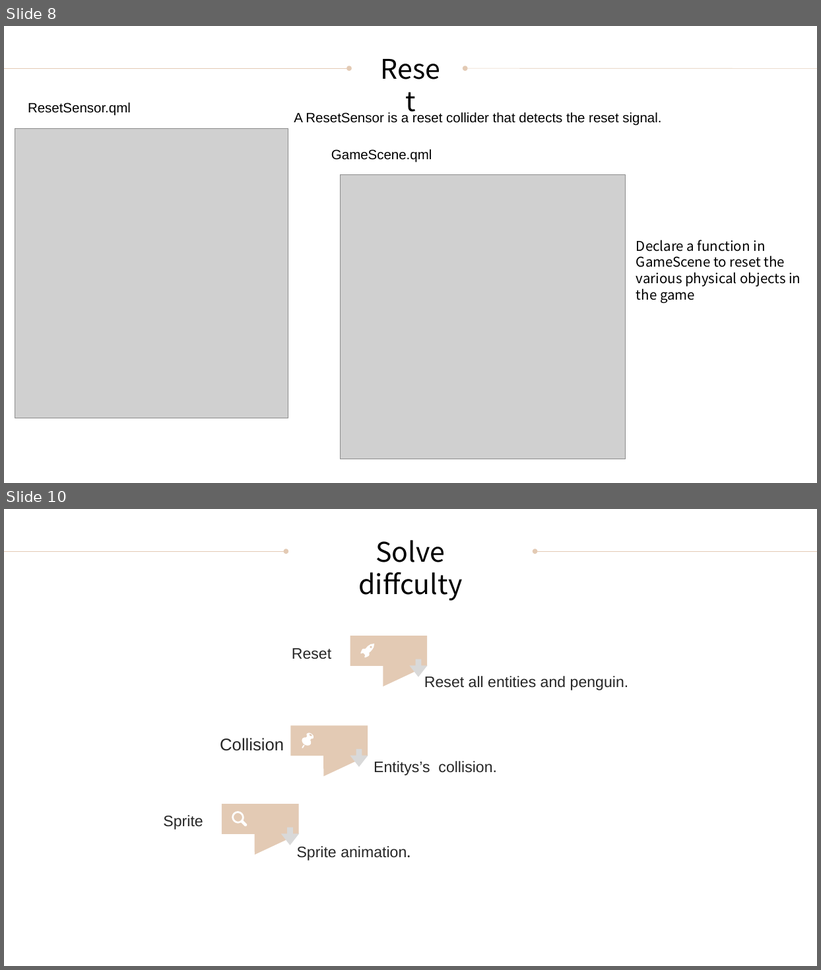
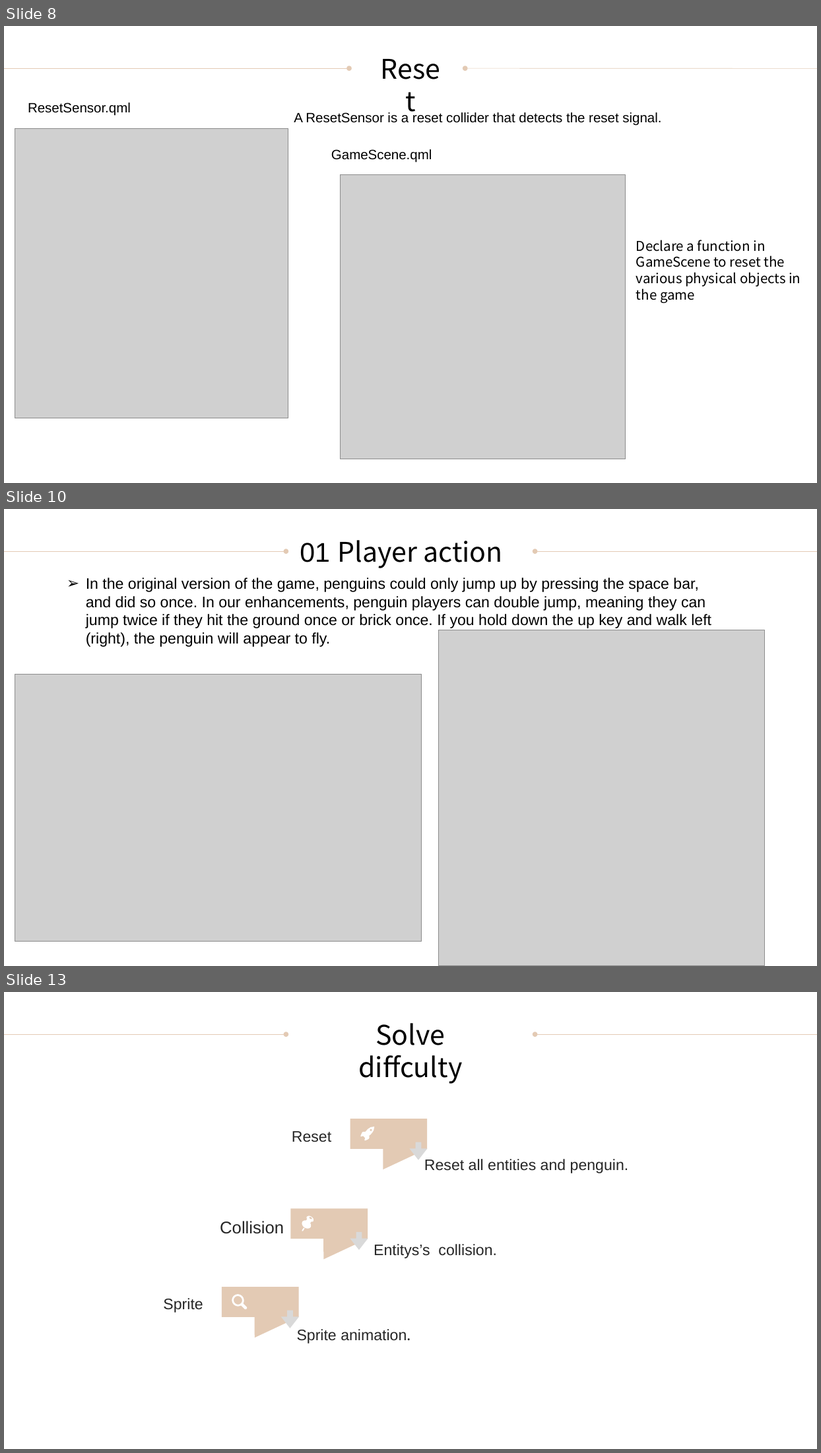
Before and after one commit to furongzhilab/SuperTux, a slide deck: 答辩PPT.pptx. Shown one above the other, each under a label of ours: slides 8 and 10 before the commit, slides 8, 10 and 13 after it; the slides between them are not shown. The pictures are 821x970 and 821x1453 pixels, drawn with LibreOffice and Linux fonts; fonts in the diff are those of the drawing; grey boxes stand for pictures. Boxes give left, top, right and bottom in pixels: in the first picture for what was removed or moved away, otherwise in the second. Text is boxed around its words. In the diff, an @@ line names an element or a change of style, - is before the commit and + after.

```diff
--- a/答辩PPT.pptx
+++ b/答辩PPT.pptx
@@ slide 10 added at <box>4,509,817,966</box>, background #FFFFFF @@
@@ text added at <box>300,540,502,568</box>, 32 pt, text #000000 @@
+01 Player action
@@ arrow added from (4, 551) to (286, 551), #E3CAB4 0.5 pt @@
@@ arrow added from (817, 551) to (535, 551), #E3CAB4 0.5 pt @@
@@ text added at <box>86,578,712,647</box>, 18 pt, text #000000 @@
+➢ In the original version of the game, penguins could only jump up by pressing the space bar, and did so once. In our enhancements, penguin players can double jump, meaning they can jump twice if they hit the ground once or brick once. If you hold down the up key and walk left (right), the penguin will appear to fly.
@@ picture added at <box>439,630,765,966</box> @@
@@ picture added at <box>15,674,421,942</box> @@
@@ what was slide 10 is now slide 13 @@
```
Also in this commit, not shown: 6 slides changed, 4 other slides added.
